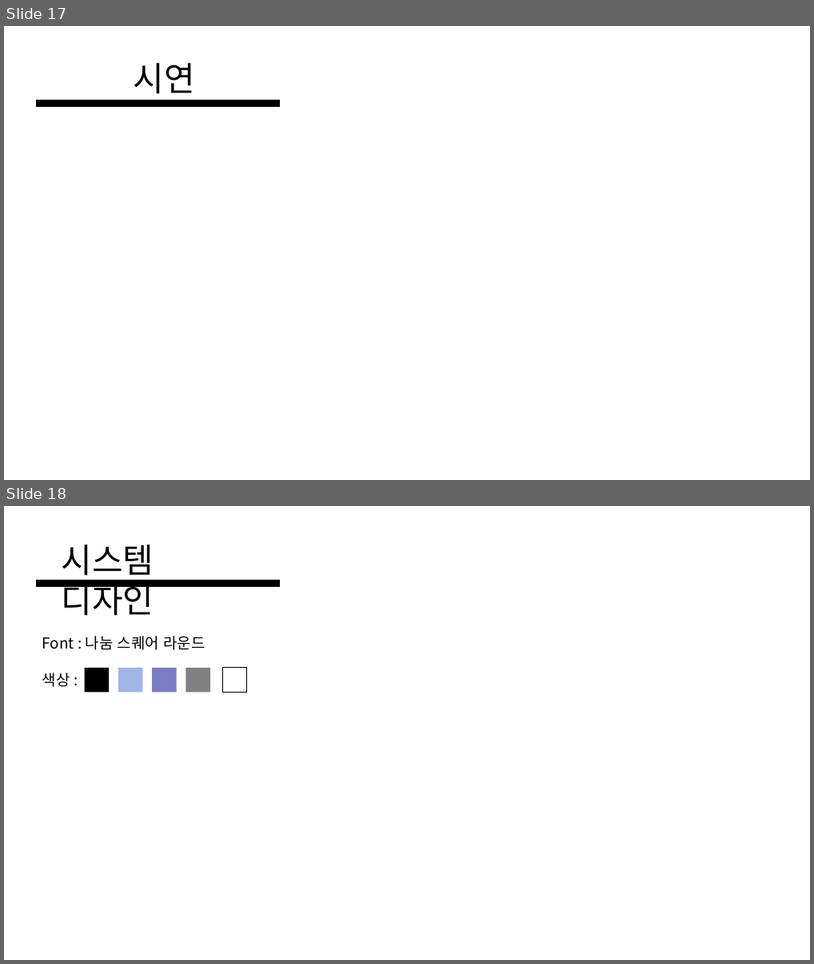
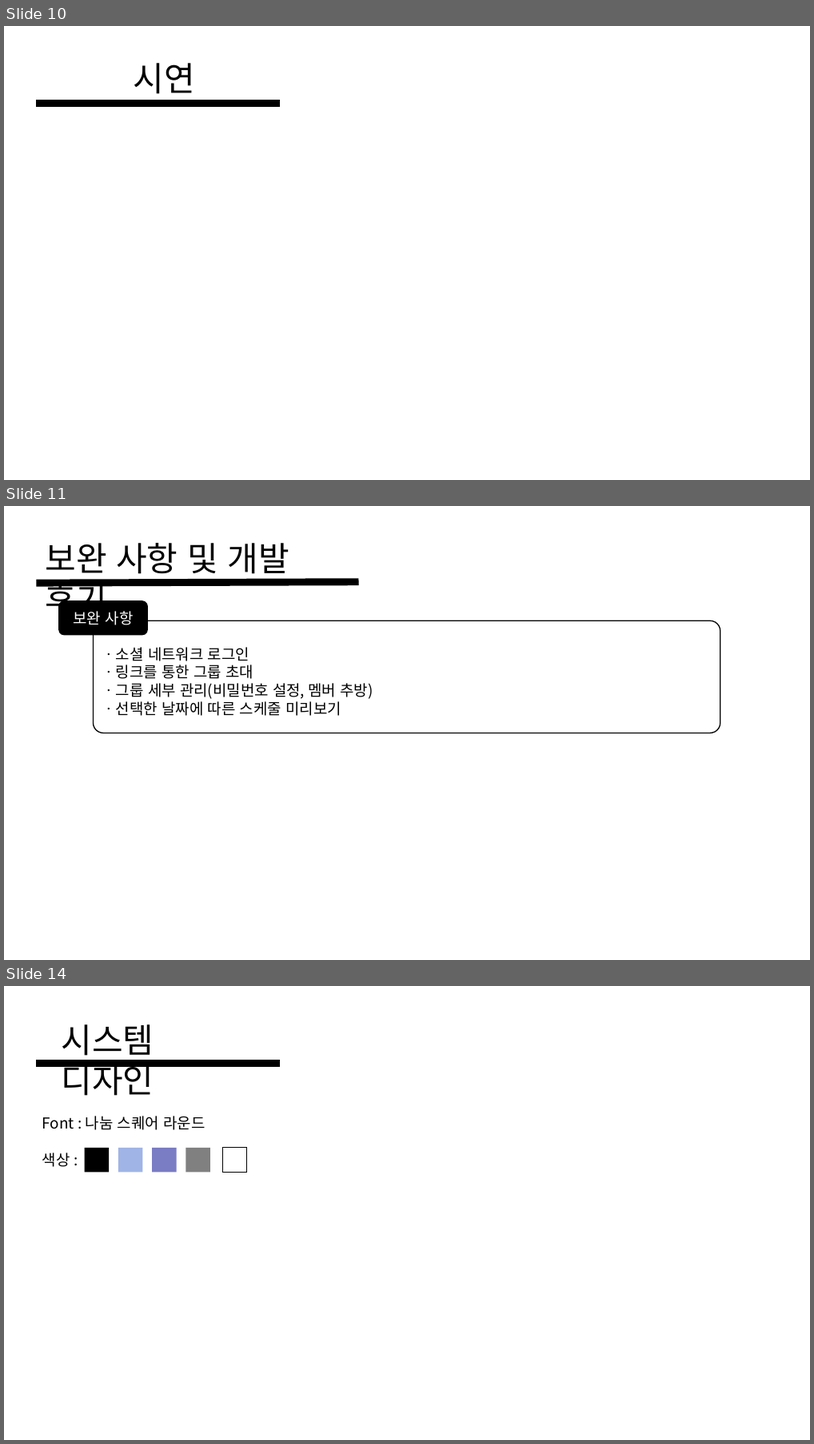
Before and after one commit to dltpgh98/CASS, a slide deck: TEAM CASS Projet ppt.pptx. Shown one above the other, each under a label of ours: slides 17 and 18 before the commit, slides 10, 11 and 14 after it; the slides between them are not shown. The pictures are 814x964 and 814x1444 pixels, drawn with LibreOffice and Linux fonts; fonts in the diff are those of the drawing. Boxes give left, top, right and bottom in pixels: in the first picture for what was removed or moved away, otherwise in the second. Text is boxed around its words. In the diff, an @@ line names an element or a change of style, - is before the commit and + after.

```diff
--- a/TEAM CASS Projet ppt.pptx
+++ b/TEAM CASS Projet ppt.pptx
@@ slide 11 added at [4,506,810,960], background #FFFFFF @@
@@ text added at [45,543,290,620], 40 pt, text #000000 @@
+보완 사항 및 개발 후기
@@ line added from (36, 583) to (359, 582), #000000 8.5 pt @@
@@ rounded rectangle added at [58,600,148,635], fill #000000, 18 pt, text #FFFFFF @@
+보완 사항
@@ rounded rectangle added at [93,621,721,733], outline #000000 1.25 pt, 18 pt, text #000000 @@
+ㆍ소셜 네트워크 로그인
+ㆍ링크를 통한 그룹 초대
+ㆍ그룹 세부 관리(비밀번호 설정, 멤버 추방)
+ㆍ선택한 날짜에 따른 스케줄 미리보기
@@ what was slide 17 is now slide 10 @@
@@ what was slide 18 is now slide 14 @@
```
Also in this commit, not shown: 1 slide changed, 2 other slides added, 24 other files.
